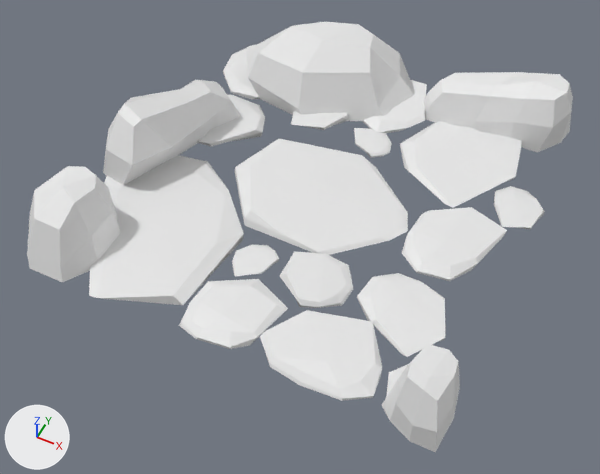
Renders of the FBX model Assets/Meshes/Props/m_TurnTile01.fbx from each side of a commit.
Camera for both pictures: a 50 mm lens placed at (0.589, -1.237, 1.369), pointed at (0.029, -0.118, -0.031). Lighting does not change. The marker at lower left points along +X, +Y and +Z. Materials are left out; every surface is plain grey. Where no turn or scale is listed for an object, it has been applied to the vertices.

The first picture shows 'basetile2', 'sväng1_Turntile'.
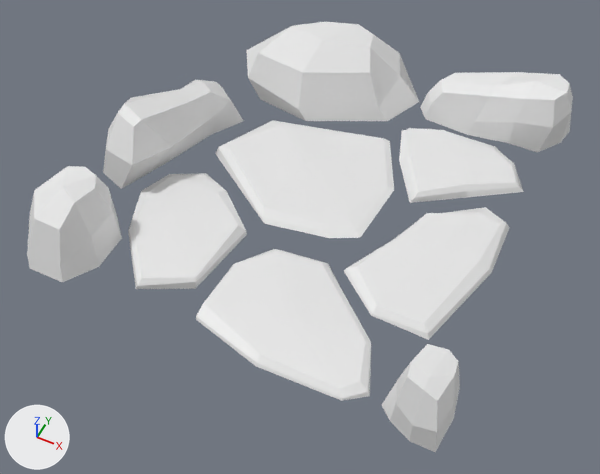
Where the newer file only moved an object's origin or applied its transform, the numbers keep the older frame.

The edits, one by one:
Mesh me_mesh_1 is new.
It has 130 vertices, 120 faces and spans x -0.351..0.45, y -0.478..0.34, z -0.019..0.019.
Object 'basetile2' (ob_basetile2) is deleted.
Object 'turntile1' (ob_turntile1) is new; it shows me_mesh_1.
Its location is (0.0, 0.0, 0.0).

Boxes [x1, y1, x2, y2] around the edits, measured in the pictures (600 x 474 px):
'basetile2', deleted: before [89, 45, 545, 409]
'turntile1', added: after [128, 120, 524, 401]
